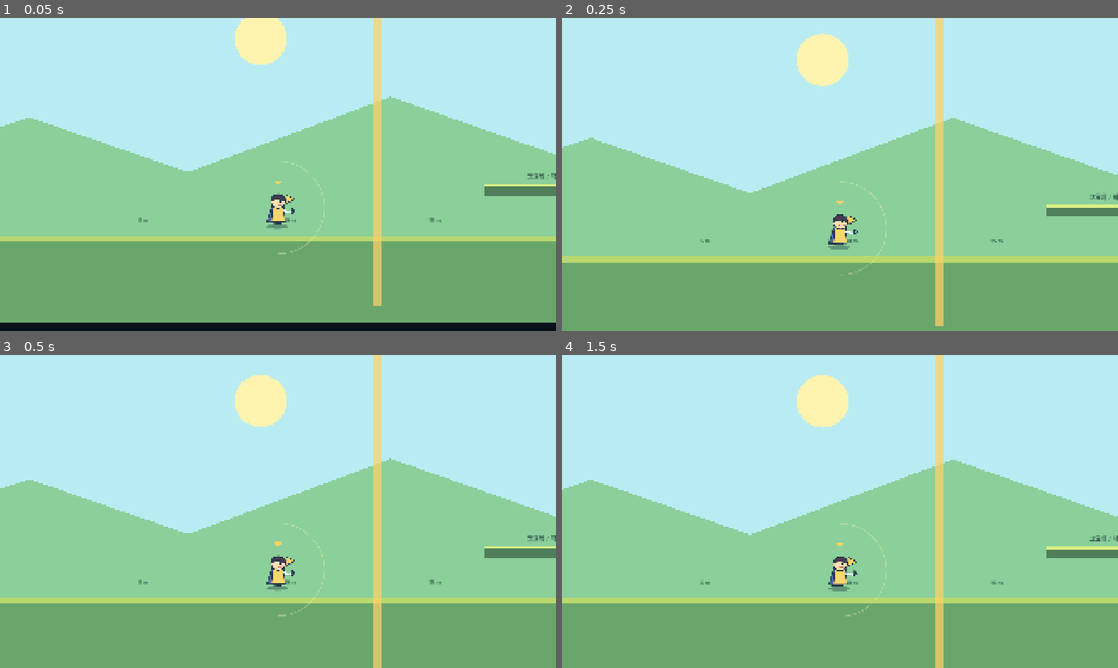
Above: before the commit, frames 1-4 (two rows, left to right).
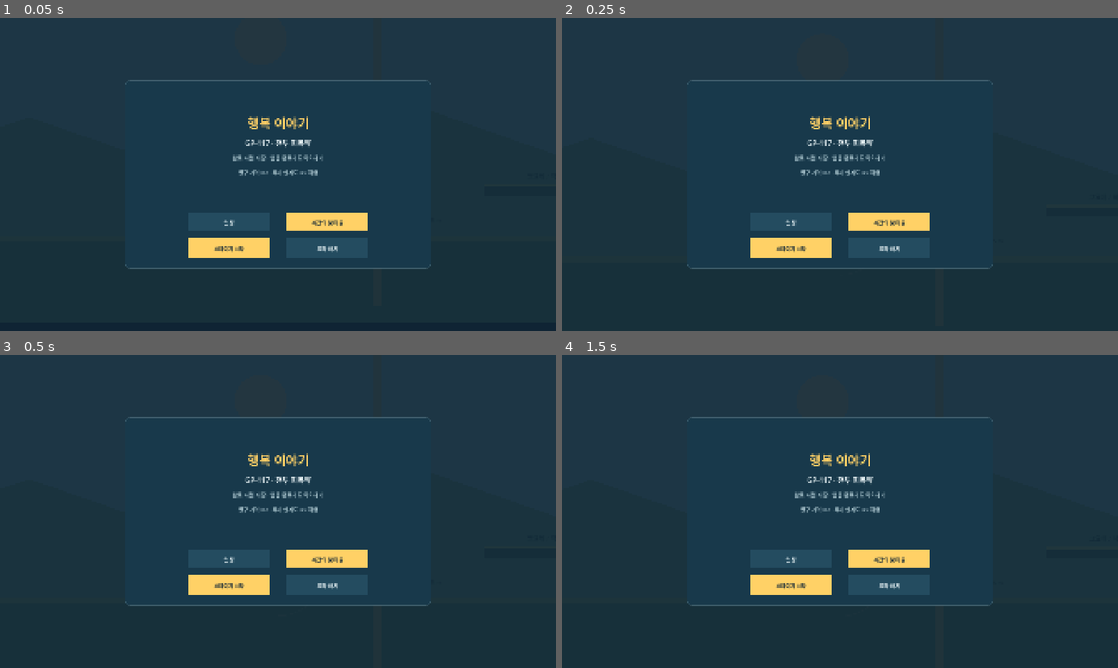
Above: after the commit, the same moments.

Repository: powerfulHimchan/happiness
Game: Godot game, scene res://scenes/movement/ground_movement_sandbox.tscn
The game is run twice, just before and just after one commit, with the same random seed, the same clock (stepped at 60 frames per second) and the same inputs.
Inputs (mouse positions are in pixels of both pictures, inside the frame that each line leads up to):
- Up to frame 1 (0.05 s): no input
- Up to frame 2 (0.25 s): no input
- Up to frame 3 (0.5 s): no input
- Up to frame 4 (1.5 s): move the mouse to (962, 495) at 0.52 s; click (962, 495) at 0.67 s; tap Enter at 1.25 s; drag from (728, 527) to (1040, 570) at 1.27 s

The runs differ from the first frame. In frame 1, 97% of the frame differs, in the area x 0-100%, y 0-98%; in frame 2, 100%, in the area x 0-100%, y 0-100%; in frame 3, 100%; in frame 4, 100%.
Error before the commit: Parse Error: Cannot infer the type of "compact" variable because the value doesn't have a set type. (res://scripts/movement/ground_movement_controls.gd:2468)

Commit message:
Fix explicit bool type for compact village cards

Diff:
--- a/game/scripts/movement/ground_movement_controls.gd
+++ b/game/scripts/movement/ground_movement_controls.gd
@@ -2465,7 +2465,7 @@
 		if village_page == "village":
 			var roof_y := rect.position.y + rect.size.y * 0.13
 			draw_colored_polygon(PackedVector2Array([Vector2(rect.position.x + 20, roof_y), Vector2(rect.get_center().x, rect.position.y - 10), Vector2(rect.end.x - 20, roof_y)]), Color("ab765b") if card.open else Color("607078"))
-		var compact := village_page == "village" and snapshot.cards.size() > 5
+		var compact: bool = village_page == "village" and snapshot.cards.size() > 5
 		var title_rect := Rect2(rect.position + Vector2(12, rect.size.y * (0.04 if compact else 0.16)), Vector2(rect.size.x - 24, rect.size.y * (0.20 if compact else 0.13)))
 		_draw_village_text(card.name, title_rect, 26, TEXT_COLOR)
 		_draw_village_text(String(card.get("status", "열림" if card.open else "잠김 · 조건을 확인하세요")), Rect2(rect.position + Vector2(12, rect.size.y * (0.27 if compact else 0.31)), Vector2(rect.size.x - 24, rect.size.y * (0.16 if compact else 0.08))), 17, ACTIVE_COLOR if card.open else MUTED_TEXT_COLOR)
